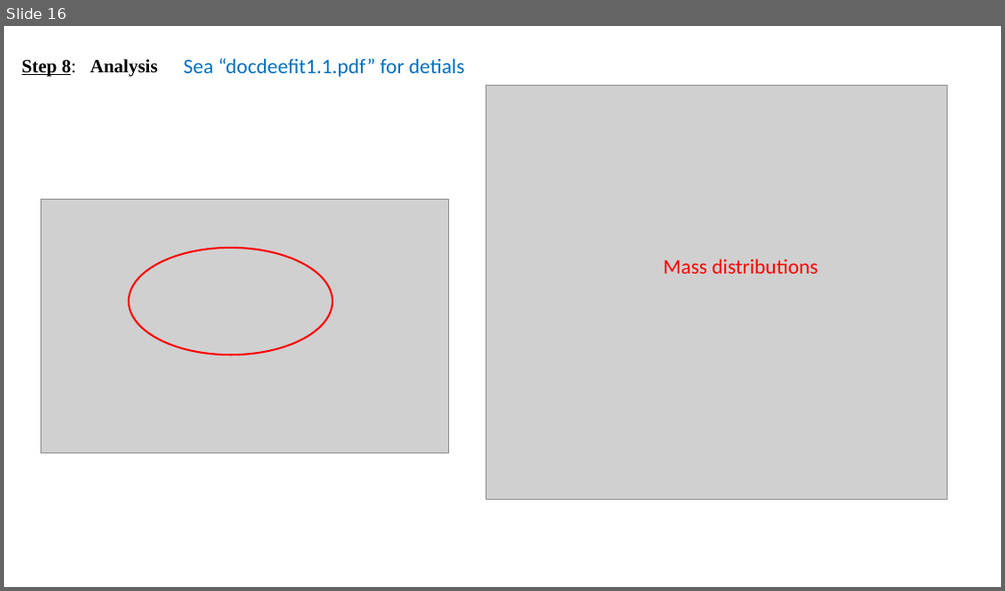
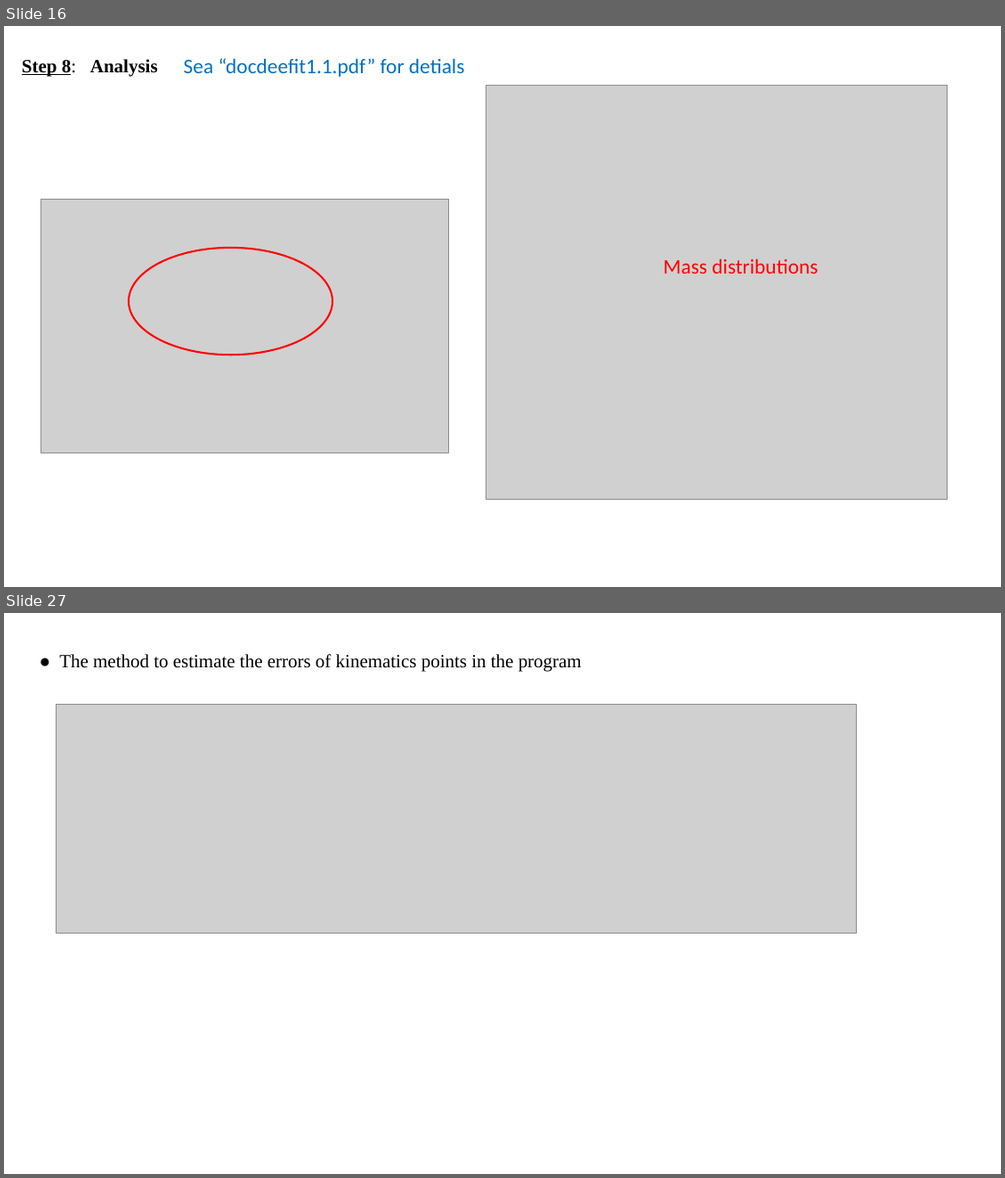
Before and after one commit to gfh16/StudyNotes, a slide deck: 2018Oct-Tutorial_HiRACsICalibrations.pptx. Shown one above the other, each under a label of ours: slide 16 before the commit, slides 16 and 27 after it; the slides between them are not shown. The pictures are 1005x591 and 1005x1178 pixels, drawn with LibreOffice and Linux fonts; fonts in the diff are those of the drawing; grey boxes stand for pictures. Boxes give left, top, right and bottom in pixels: in the first picture for what was removed or moved away, otherwise in the second. Text is boxed around its words. In the diff, an @@ line names an element or a change of style, - is before the commit and + after.

Commit message:
Added how to get kinematics points.

```diff
--- a/2018Oct-Tutorial_HiRACsICalibrations.pptx
+++ b/2018Oct-Tutorial_HiRACsICalibrations.pptx
@@ slide 27 added at [4,613,1001,1174], background #FFFFFF @@
@@ text added at [59,654,582,672], 18 pt, text #000000 @@
+● The method to estimate the errors of kinematics points in the program
@@ picture added at [56,705,857,933] @@
```
Also in this commit, not shown: 10 slides changed, 3 other slides added, 3 slides removed.
